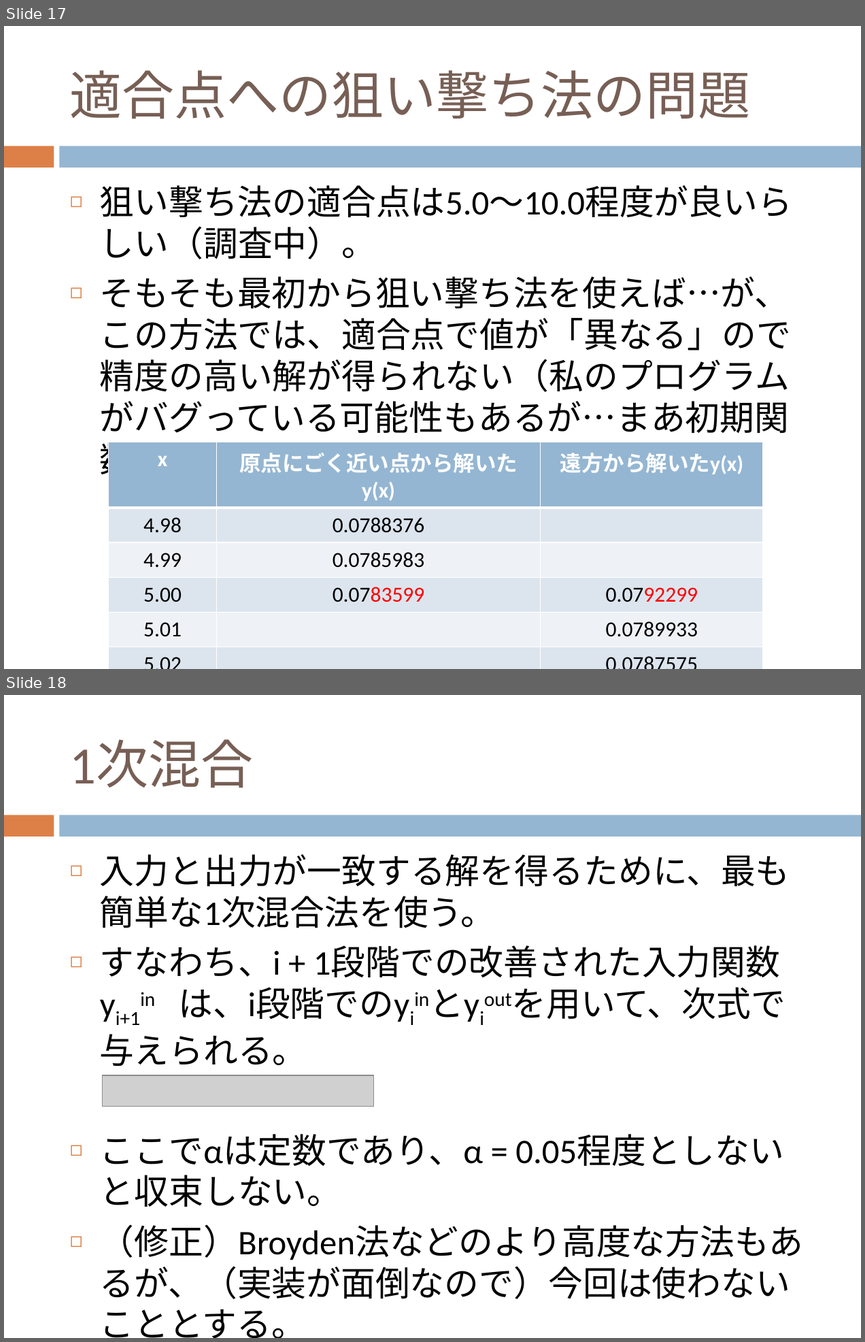
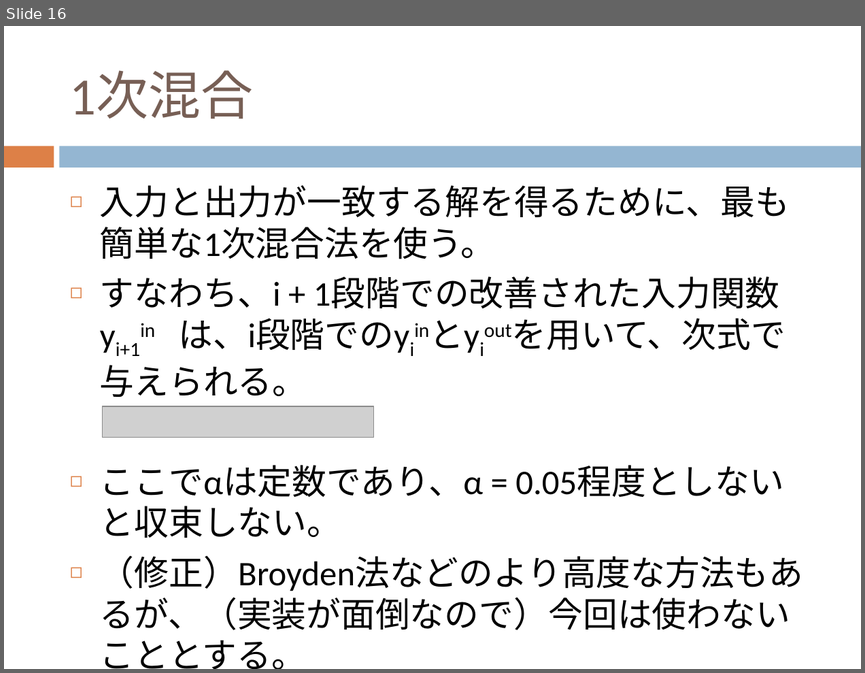
Before and after one commit to dc1394/fukui_sono2, a slide deck: 福井技術者の集いその2_発表資料スライド.pptx. Shown one above the other, each under a label of ours: slides 17 and 18 before the commit, slide 16 after it. The pictures are 865x1342 and 865x673 pixels, drawn with LibreOffice and Linux fonts; fonts in the diff are those of the drawing; grey boxes stand for pictures. Boxes give left, top, right and bottom in pixels: in the first picture for what was removed or moved away, otherwise in the second. Text is boxed around its words. In the diff, an @@ line names an element or a change of style, - is before the commit and + after.

```diff
--- a/福井技術者の集いその2_発表資料スライド.pptx
+++ b/福井技術者の集いその2_発表資料スライド.pptx
@@ slide 17 removed at [4, 26, 861, 669], background #FFFFFF; not listed: 2 template elements that a slide beside it also shows @@
@@ title removed at [70, 70, 751, 118] @@
-適合点への狙い撃ち法の問題
@@ text removed at [100, 185, 792, 480] @@
-◻ 狙い撃ち法の適合点は5.0～10.0程度が良いらしい（調査中）。
-◻ そもそも最初から狙い撃ち法を使えば…が、この方法では、適合点で値が「異なる」ので精度の高い解が得られない（私のプログラムがバグっている可能性もあるが…まあ初期関数なので…）。
@@ table removed at [109, 441, 763, 650], 6 rows, 3 columns @@
-x | 原点にごく近い点から解いたy(x) | 遠方から解いたy(x)
-4.98 | 0.0788376 | 
-4.99 | 0.0785983 | 
-5.00 | 0.0783599 | 0.0792299
-5.01 |  | 0.0789933
-5.02 |  | 0.0787575
@@ what was slide 18 is now slide 16 @@
```
Also in this commit, not shown: 6 slides changed, 2 slides added, 3 other slides removed, 2 other files.
